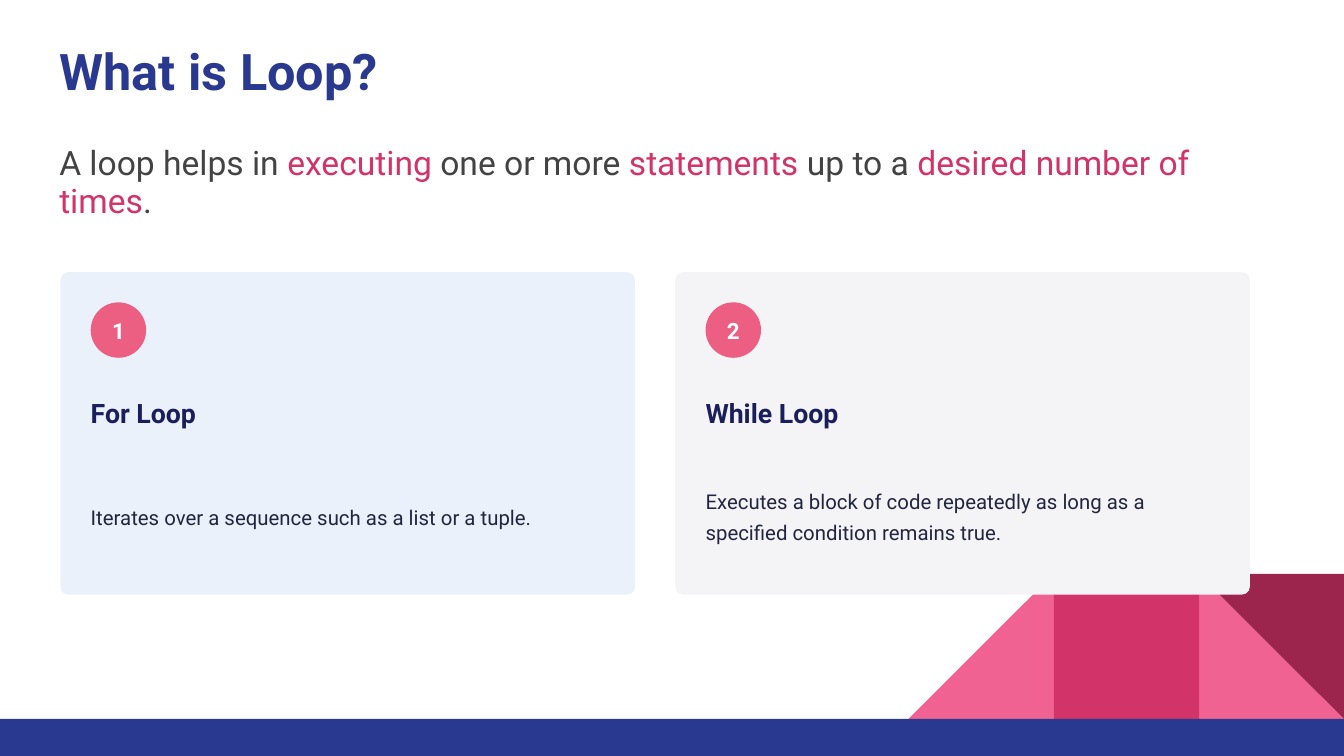
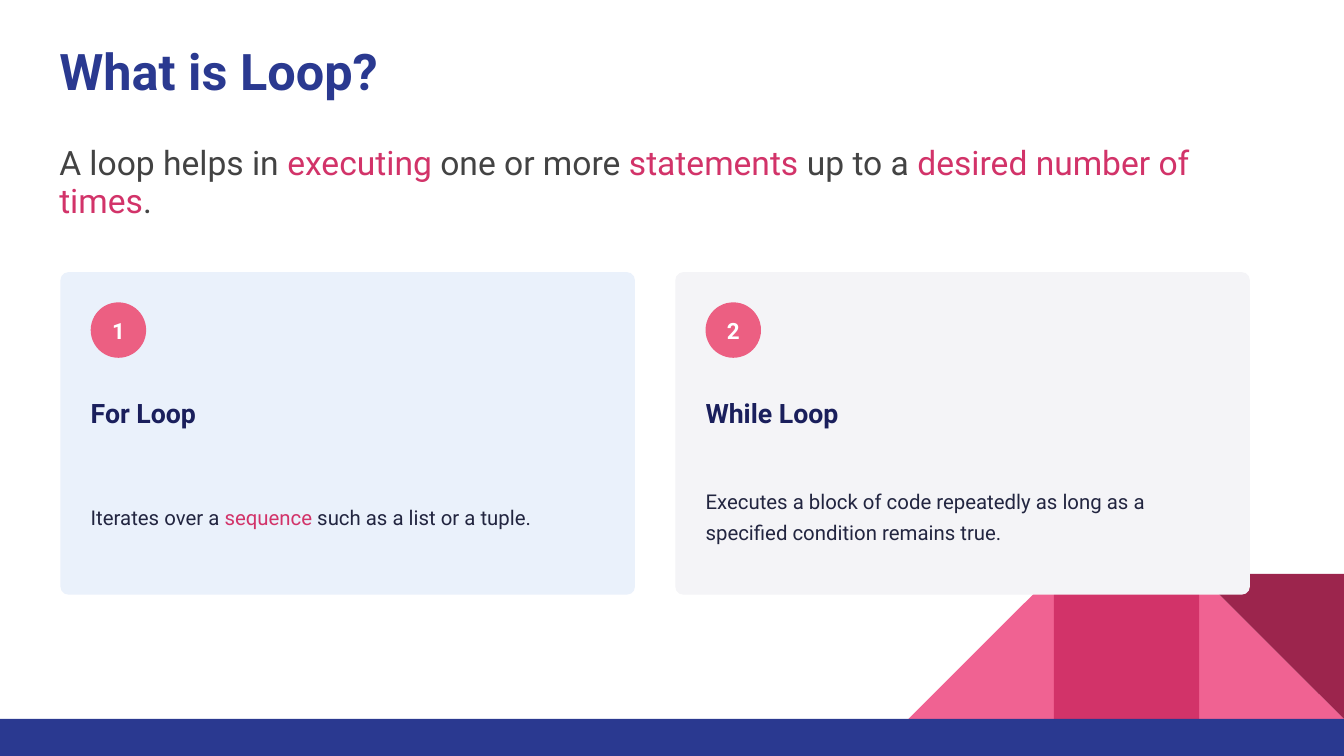
Before and after one commit to wg-training/wg-python-for-data-science-fundamental, a slide deck: slide 2 of slides/08 - Loop.pptx. Drawn at 1344x756 pixels with LibreOffice and Linux fonts; fonts in the diff are those of the drawing. Boxes give left, top, right and bottom in pixels: in the first picture for what was removed or moved away, otherwise in the second. Text is boxed around its words. In the diff, an @@ line names an element or a change of style, - is before the commit and + after.

Commit message:
docs: update loop lecture slides with improved examples and formatting

```diff
--- a/slides/08 - Loop.pptx
+++ b/slides/08 - Loop.pptx
@@ text "Iterates over a sequence such ..." at (91, 509, 531, 529): text colour #222540 to #D23369 in "sequence" @@
```
Also in this commit, not shown: 2 other slides changed, 1 slide removed, 1 other file.
